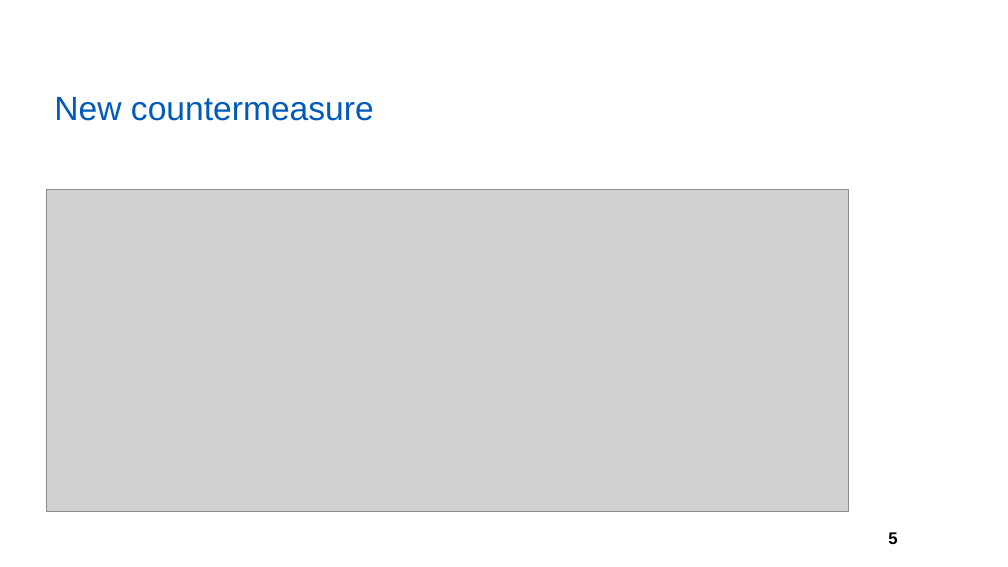
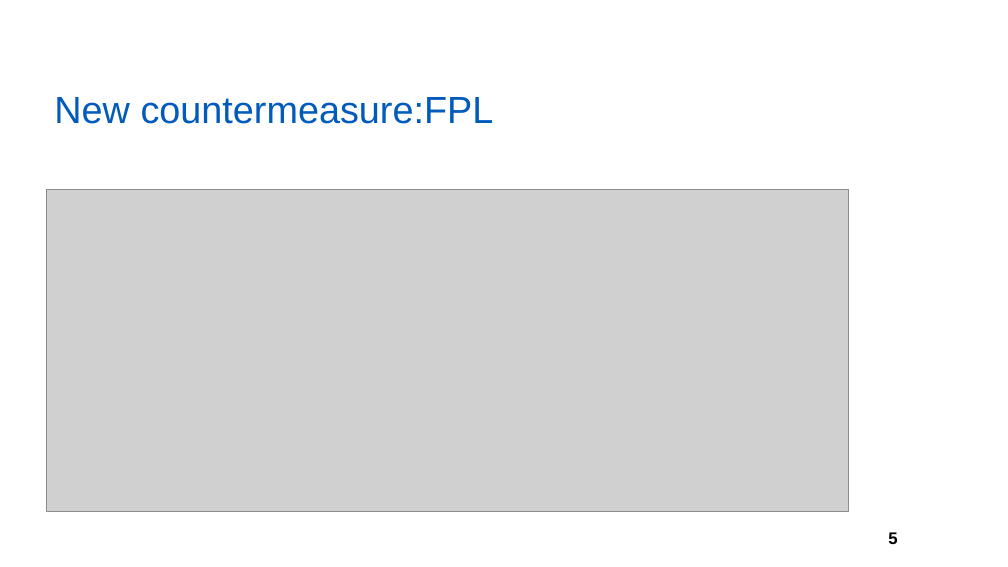
Before and after one commit to yberlin/hello-world, a slide deck: slide 5 of asianhost pre/FPL.pptx. Drawn at 1008x567 pixels with LibreOffice and Linux fonts; fonts in the diff are those of the drawing; grey boxes stand for pictures; background and template pictures are left out. Boxes give left, top, right and bottom in pixels: in the first picture for what was removed or moved away, otherwise in the second. Text is boxed around its words. In the diff, an @@ line names an element or a change of style, - is before the commit and + after.

```diff
--- a/asianhost pre/FPL.pptx
+++ b/asianhost pre/FPL.pptx
@@ title at (54,97,494,124): text changed; size 32 to 36 pt @@
-New countermeasure
+New countermeasure:FPL
```
Also in this commit, not shown: 5 other slides changed, 12 slides added, 3 slides removed.
